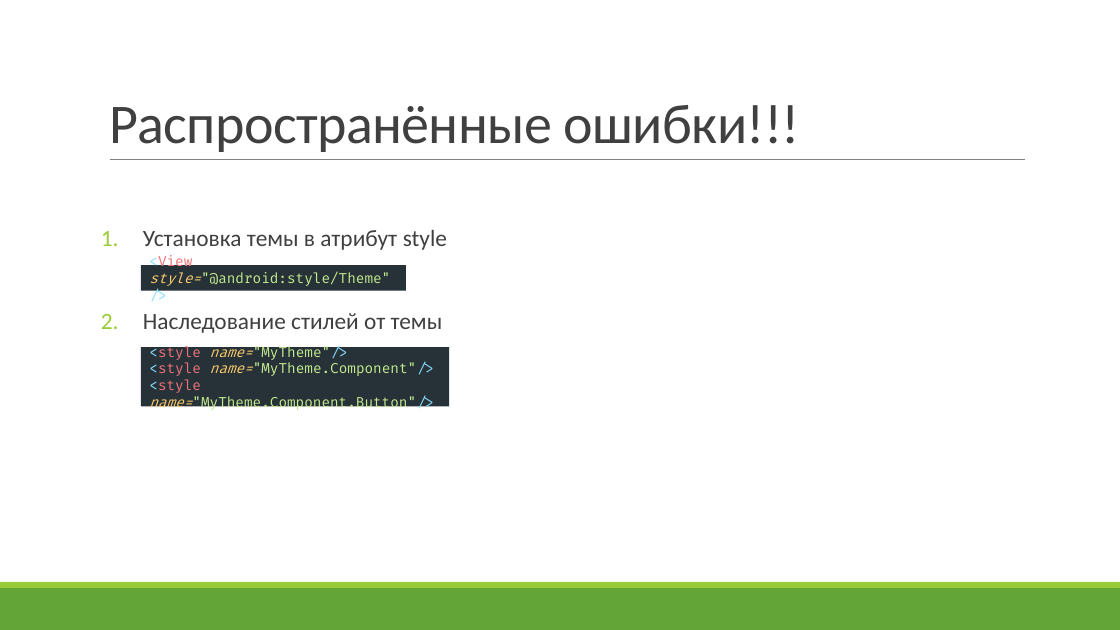
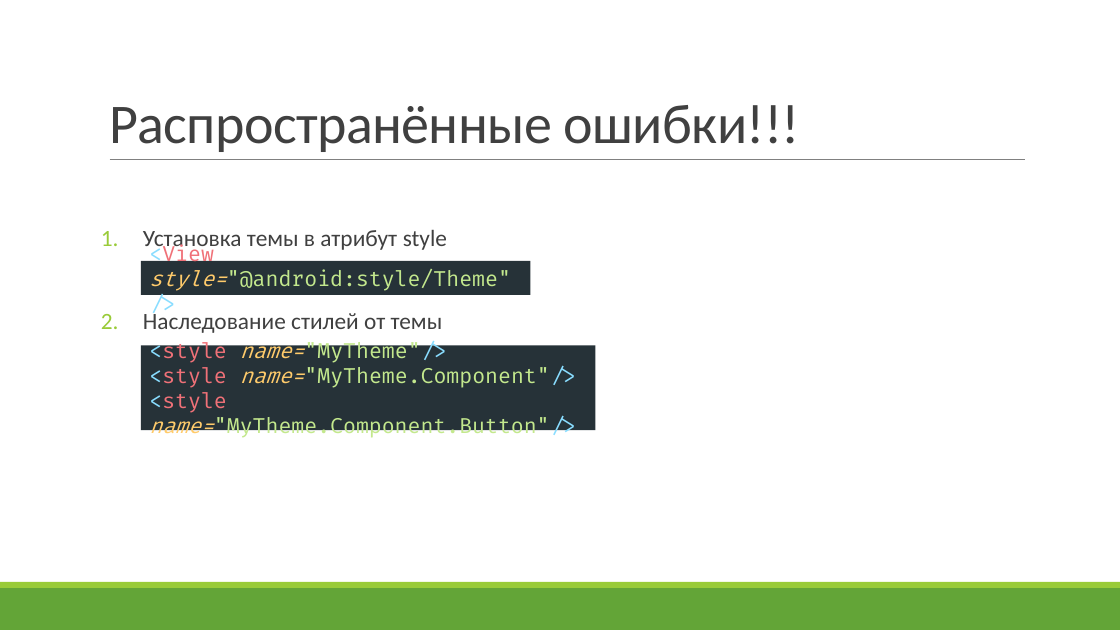
Before and after one commit to ZebanNikolay/android-style-best-practices, a slide deck: slide 22 of Большая стирка тем и стилей в Android.pptm (slide 21 before the commit). Drawn at 1120x630 pixels with LibreOffice and Linux fonts; fonts in the diff are those of the drawing. Boxes give left, top, right and bottom in pixels: in the first picture for what was removed or moved away, otherwise in the second. Text is boxed around its words. In the diff, an @@ line names an element or a change of style, - is before the commit and + after.

```diff
--- a/Большая стирка тем и стилей в Android.pptm
+++ b/Большая стирка тем и стилей в Android.pptm
@@ rectangle "<View style="@android:style/Theme" />": place and size @@
-rectangle "<View style="@android:style/Theme" />" at box(141, 266, 406, 291)
+rectangle "<View style="@android:style/Theme" />" at box(141, 261, 531, 295)
@@ rectangle "<View style="@android:style/Theme" />" at box(141, 261, 531, 295): size 12 to 18 pt @@
@@ rectangle "<style name="MyTheme"/> <style name="MyTheme.Component"/> <s ..." at box(141, 345, 596, 430): size 12 to 18 pt @@
@@ rectangle "<style name="MyTheme"/> <style name="MyTheme.Component"/> <s ...": place and size @@
-rectangle "<style name="MyTheme"/> <style name="MyTheme.Component"/> <s ..." at box(141, 347, 450, 407)
+rectangle "<style name="MyTheme"/> <style name="MyTheme.Component"/> <s ..." at box(141, 345, 596, 430)
```
Also in this commit, not shown: 8 other slides changed, 3 slides added, 2 slides removed.
